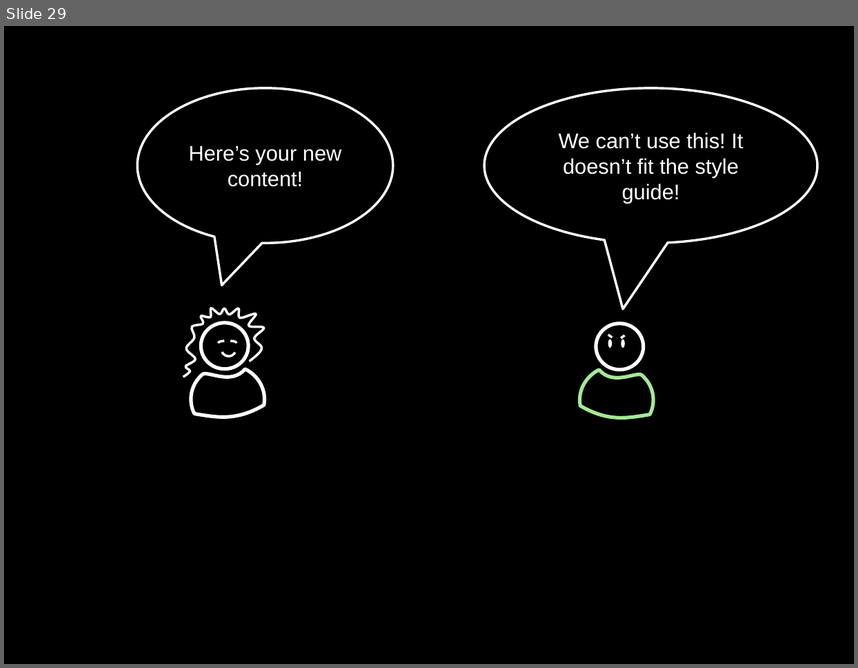
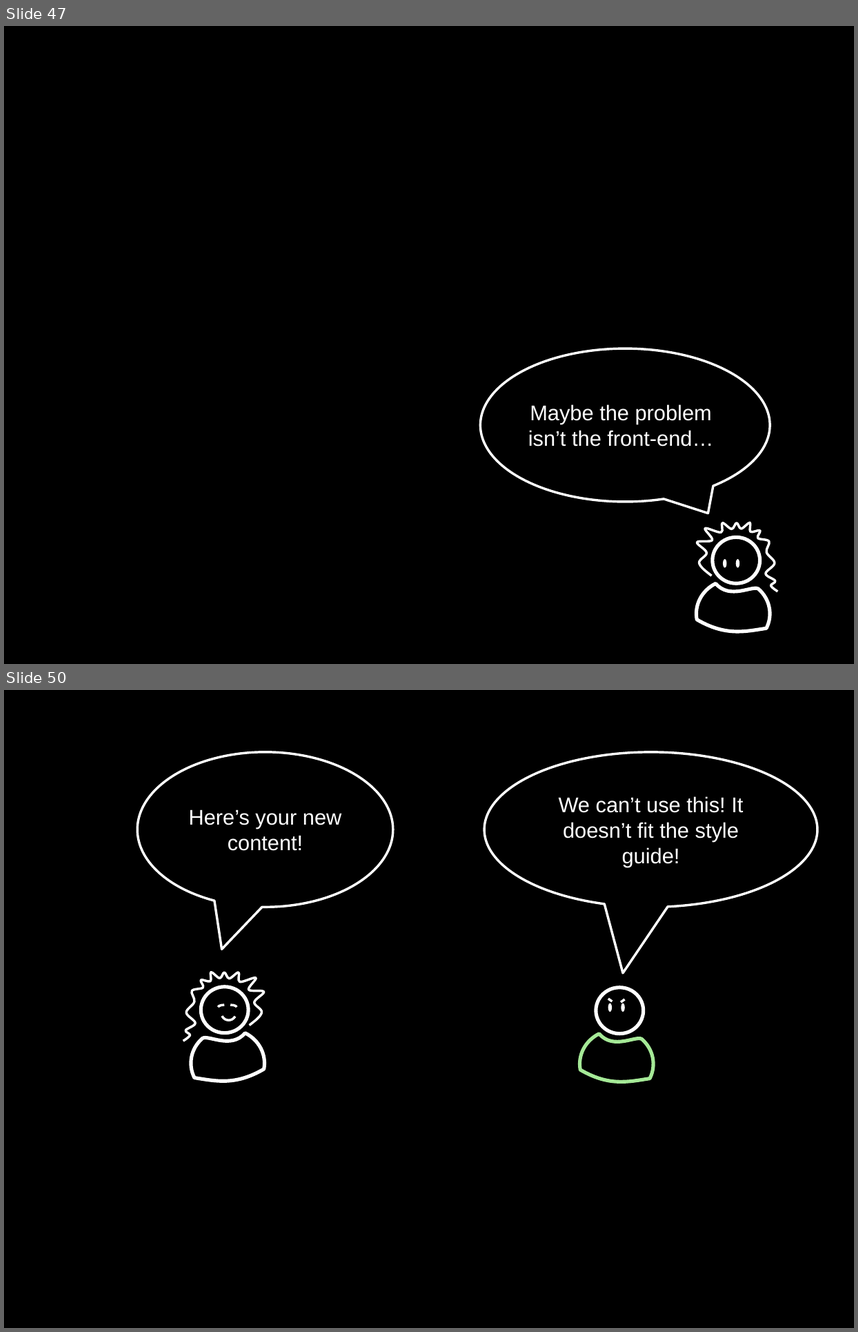
Before and after one commit to socketwench/introToContentTypes, a slide deck: src/introToContentTypes.pptx. Shown one above the other, each under a label of ours: slide 29 before the commit, slides 47 and 50 after it; the slides between them are not shown. The pictures are 858x668 and 858x1332 pixels, drawn with LibreOffice and Linux fonts; fonts in the diff are those of the drawing. Boxes give left, top, right and bottom in pixels: in the first picture for what was removed or moved away, otherwise in the second. Text is boxed around its words. In the diff, an @@ line names an element or a change of style, - is before the commit and + after.

```diff
--- a/src/introToContentTypes.pptx
+++ b/src/introToContentTypes.pptx
@@ slide 47 added at [4,26,854,664], background #000000 @@
@@ speech bubble added at [480,348,770,501], outline #FFFFFF 2 pt, 18 pt, text #FFFFFF @@
+Maybe the problem isn’t the front-end…
@@ freeform shape added at [697,522,777,591], outline #FFFFFF 2 pt @@
@@ ellipse added at [713,537,760,583], outline #FFFFFF 3 pt @@
@@ ellipse added at [723,559,727,568], fill #FFFFFF @@
@@ ellipse added at [736,559,740,568], fill #FFFFFF @@
@@ freeform shape added at [697,583,771,631], outline #FFFFFF 3 pt @@
@@ what was slide 29 is now slide 50 @@
```
Also in this commit, not shown: 1 slide changed, 19 other slides added, 15 other files.
